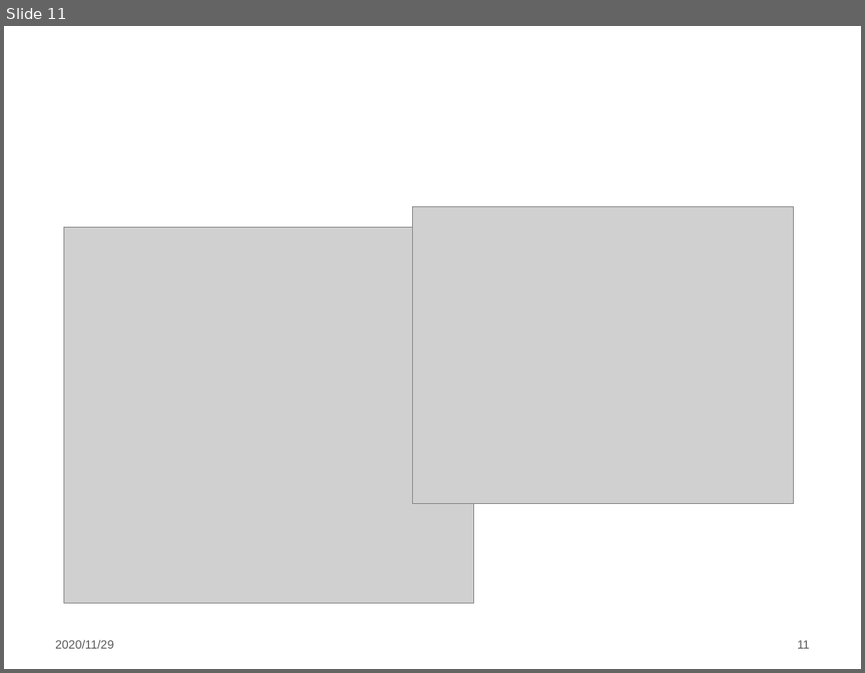
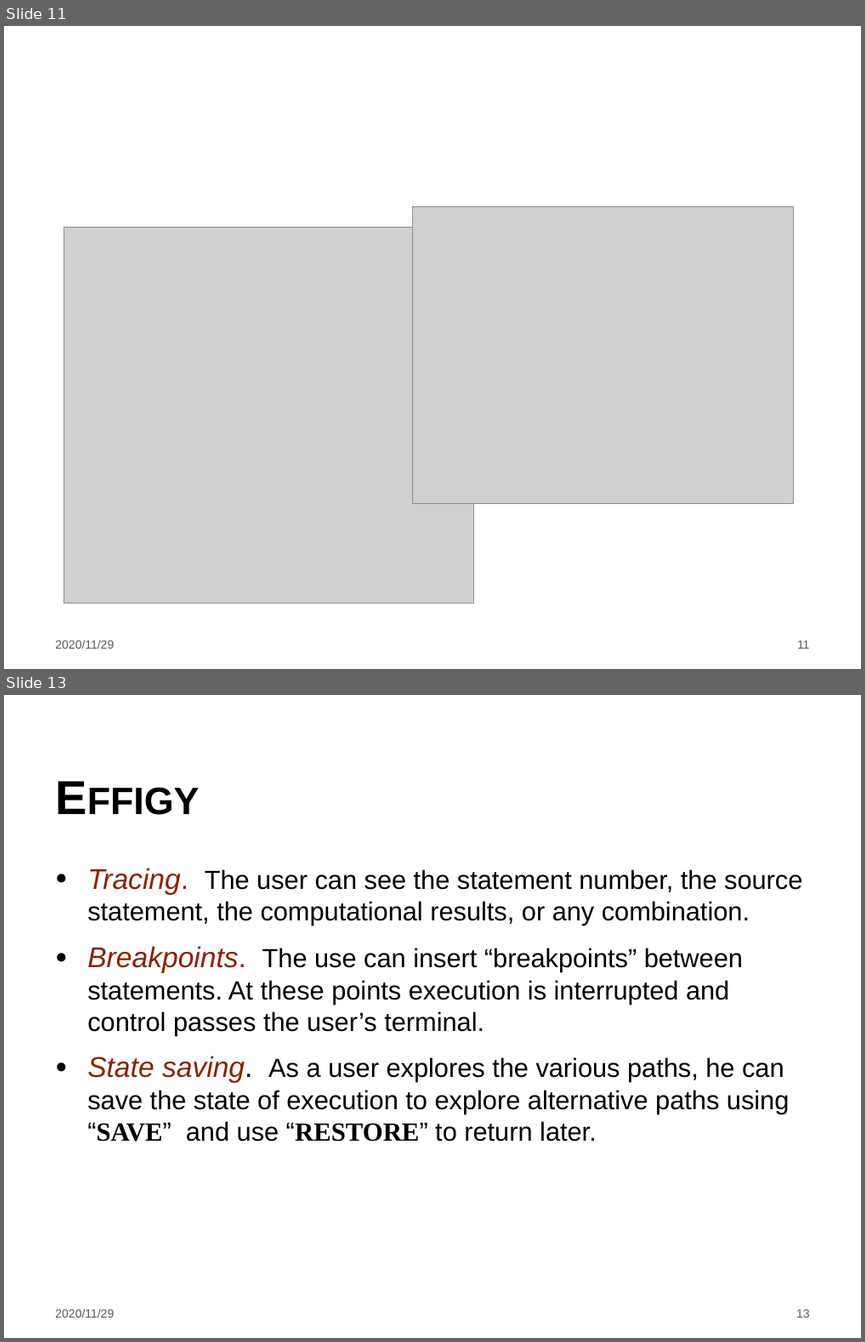
Before and after one commit to LintianShi/Research-Proposal, a slide deck: Symbolic_execution.pptx. Shown one above the other, each under a label of ours: slide 11 before the commit, slides 11 and 13 after it; the slides between them are not shown. The pictures are 865x673 and 865x1342 pixels, drawn with LibreOffice and Linux fonts; fonts in the diff are those of the drawing; grey boxes stand for pictures; background and template pictures are left out. Boxes give left, top, right and bottom in pixels: in the first picture for what was removed or moved away, otherwise in the second. Text is boxed around its words. In the diff, an @@ line names an element or a change of style, - is before the commit and + after.

Commit message:
effigy

```diff
--- a/Symbolic_execution.pptx
+++ b/Symbolic_execution.pptx
@@ slide 13 added at [4, 695, 861, 1338], background #FFFFFF @@
@@ title added at [46, 706, 754, 828], 40 pt, text #000000, bold, small capitals @@
+Effigy
@@ text added at [87, 868, 802, 1141], 22 pt, text #000000 @@
+● Tracing. The user can see the statement number, the source statement, the computational results, or any combination.
+● Breakpoints. The use can insert “breakpoints” between statements. At these points execution is interrupted and control passes the user’s terminal.
+● State saving. As a user explores the various paths, he can save the state of execution to explore alternative paths using “SAVE” and use “RESTORE” to return later.
@@ text added at [55, 1309, 114, 1317], 10 pt, text #595959 @@
+2020/11/29
@@ page number added at [796, 1309, 810, 1317], 10 pt, text #595959 @@
+13
```
Also in this commit, not shown: 2 slides changed, 4 other slides added.
